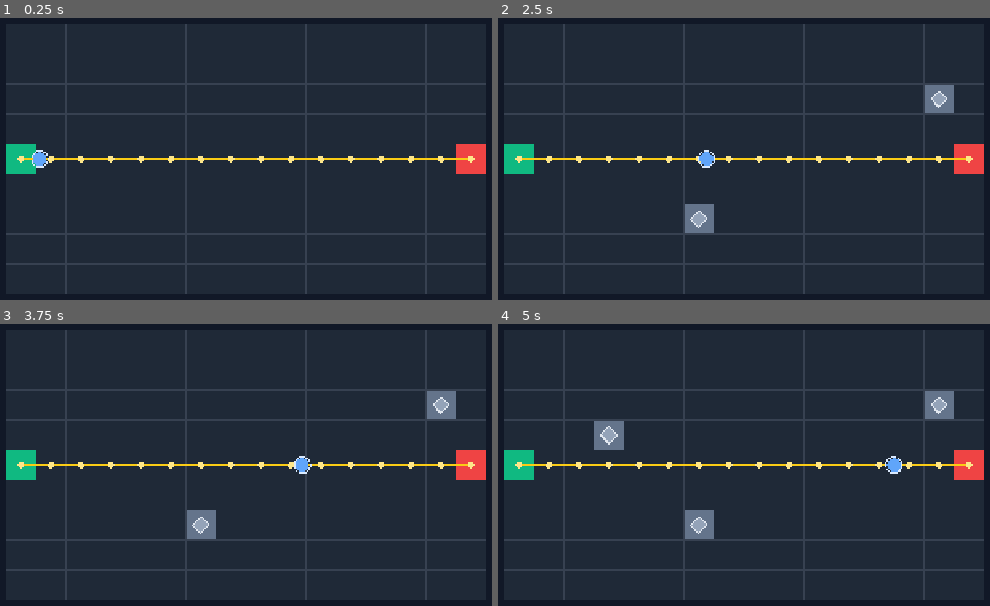
Above: before the commit, frames 1-4 (two rows, left to right).
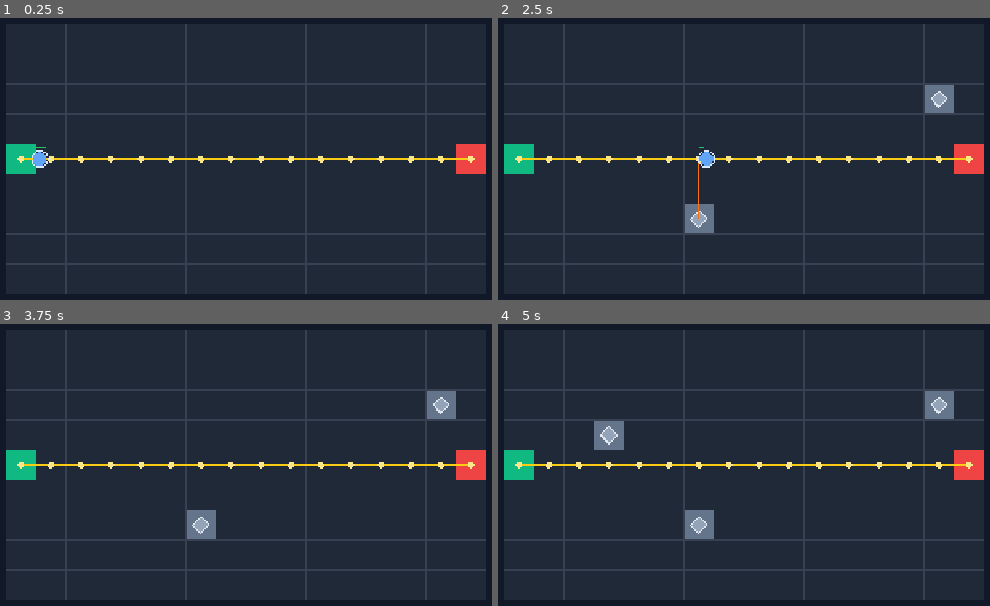
Above: after the commit, the same moments.

Repository: xian0310567/wallborn
Game: Godot game, scene res://scenes/main.tscn
Two runs of this game, one before a commit and one after it. Both use one fixed random seed, a clock stepped at 60 frames per second and the inputs below.
Inputs (mouse positions are in pixels of both pictures, inside the frame that each line leads up to):
- Up to frame 1 (0.25 s): no input
- Up to frame 2 (2.5 s): move the mouse to (outside the picture) at 0.52 s; click (outside the picture) at 0.67 s; move the mouse to (704, 232) at 1.27 s; click (704, 232) at 1.42 s; move the mouse to (945, 111) at 2.02 s; click (945, 111) at 2.17 s
- Up to frame 3 (3.75 s): move the mouse to (324, 605) at 2.77 s; click (324, 605) at 2.92 s; move the mouse to (outside the picture) at 3.52 s; click (outside the picture) at 3.67 s
- Up to frame 4 (5 s): move the mouse to (625, 448) at 4.27 s; click (625, 448) at 4.42 s

The runs differ from the first frame. In frame 1, less than 0.1% of the frame differs, in the area x 6-10%, y 45-47%; in frame 2, less than 0.1%; in frame 3, 0.2%; in frame 4, 0.2%, in the area x 78-83%, y 46-54%.

Commit message:
Add defense auto attack

Diff:
--- a/scripts/enemy.gd
+++ b/scripts/enemy.gd
@@ -2,6 +2,7 @@
 class_name Enemy
 
 signal reached_goal(enemy: Enemy)
+signal died(enemy: Enemy)
 
 var path_points: PackedVector2Array = PackedVector2Array()
 var speed := 120.0
@@ -9,12 +10,17 @@
 var radius := 11.0
 var color := Color("#60a5fa")
 var reached := false
+var dead := false
+var max_health := 30.0
+var health := 30.0
 
 func setup(p_path_points: PackedVector2Array, p_speed: float = 120.0) -> void:
 	path_points = p_path_points
 	speed = p_speed
 	target_index = 1
 	reached = false
+	dead = false
+	health = max_health
 	if path_points.size() > 0:
 		position = path_points[0]
 	queue_redraw()
@@ -32,8 +38,19 @@
 func _process(delta: float) -> void:
 	advance(delta)
 
+func take_damage(amount: float) -> bool:
+	if dead or reached:
+		return false
+	health = maxf(health - amount, 0.0)
+	queue_redraw()
+	if health <= 0.0:
+		dead = true
+		died.emit(self)
+		return true
+	return false
+
 func advance(delta: float) -> bool:
-	if reached or path_points.size() < 2:
+	if dead or reached or path_points.size() < 2:
 		return reached
 
 	var remaining_distance := speed * delta
@@ -59,3 +76,6 @@
 func _draw() -> void:
 	draw_circle(Vector2.ZERO, radius, color)
 	draw_arc(Vector2.ZERO, radius + 2.0, 0.0, TAU, 24, Color("#dbeafe"), 2.0)
+	var health_ratio: float = clampf(health / max_health, 0.0, 1.0)
+	draw_rect(Rect2(Vector2(-radius, -radius - 8.0), Vector2(radius * 2.0, 3.0)), Color("#1e293b"), true)
+	draw_rect(Rect2(Vector2(-radius, -radius - 8.0), Vector2(radius * 2.0 * health_ratio, 3.0)), Color("#22c55e"), true)
--- a/scripts/main.gd
+++ b/scripts/main.gd
@@ -11,6 +11,8 @@
 var grid_view = WallbornGridViewScript.top_down(GRID_ORIGIN, CELL_SIZE)
 var path: Array[Vector2i] = []
 var enemies: Array[Node] = []
+var defense_units: Dictionary = {}
+var attack_effects: Array[Dictionary] = []
 
 func _ready() -> void:
 	path = grid.find_path()
@@ -19,6 +21,10 @@
 	print("Path ready: %s cells" % path.size())
 	spawn_enemy()
 	queue_redraw()
+
+func _process(delta: float) -> void:
+	_update_defenses(delta)
+	_update_attack_effects(delta)
 
 func _unhandled_input(event: InputEvent) -> void:
 	if event is InputEventMouseButton and event.button_index == MOUSE_BUTTON_LEFT and event.pressed:
@@ -29,6 +35,7 @@
 	if not grid.try_set_blocked_preserving_path(cell):
 		print("Defense placement rejected: %s" % cell)
 		return false
+	defense_units[cell] = _create_defense_unit()
 	path = grid.find_path()
 	_repath_enemies()
 	print("Defense placed at %s. New path length: %s" % [cell, path.size()])
@@ -43,6 +50,7 @@
 	var enemy = EnemyScript.new()
 	enemy.setup(path_points, 120.0)
 	enemy.reached_goal.connect(_on_enemy_reached_goal)
+	enemy.died.connect(_on_enemy_died)
 	enemies.append(enemy)
 	add_child(enemy)
 	print("Enemy spawned")
@@ -51,6 +59,66 @@
 	print("Enemy reached goal")
 	enemies.erase(enemy)
 	enemy.queue_free()
+
+func _on_enemy_died(enemy: Node) -> void:
+	print("Enemy defeated")
+	enemies.erase(enemy)
+	enemy.queue_free()
+
+
+func _create_defense_unit() -> Dictionary:
+	return {
+		"range": CELL_SIZE * 2.5,
+		"damage": 10.0,
+		"cooldown": 0.0,
+		"cooldown_duration": 0.6,
+	}
+
+func _update_defenses(delta: float) -> void:
+	if defense_units.is_empty() or enemies.is_empty():
+		return
+	var did_attack := false
+	for cell in defense_units.keys():
+		var unit: Dictionary = defense_units[cell]
+		var cooldown: float = maxf(float(unit.get("cooldown", 0.0)) - delta, 0.0)
+		if cooldown <= 0.0:
+			var target: Node = _find_target_for_defense(cell, float(unit["range"]))
+			if target != null and target.has_method("take_damage"):
+				var from_pos: Vector2 = grid_view.cell_to_world(cell)
+				var to_pos: Vector2 = target.position
+				target.take_damage(float(unit["damage"]))
+				attack_effects.append({"from": from_pos, "to": to_pos, "time": 0.12})
+				cooldown = float(unit["cooldown_duration"])
+				did_attack = true
+		unit["cooldown"] = cooldown
+		defense_units[cell] = unit
+	if did_attack:
+		queue_redraw()
+
+func _find_target_for_defense(cell: Vector2i, attack_range: float) -> Node:
+	var origin: Vector2 = grid_view.cell_to_world(cell)
+	var best_enemy: Node = null
+	var best_distance := INF
+	for enemy in enemies:
+		if not is_instance_valid(enemy):
+			continue
+		var distance: float = origin.distance_to(enemy.position)
+		if distance <= attack_range and distance < best_distance:
+			best_enemy = enemy
+			best_distance = distance
+	return best_enemy
+
+func _update_attack_effects(delta: float) -> void:
+	if attack_effects.is_empty():
+		return
+	var remaining_effects: Array[Dictionary] = []
+	for effect in attack_effects:
+		var next_time: float = float(effect["time"]) - delta
+		if next_time > 0.0:
+			effect["time"] = next_time
+			remaining_effects.append(effect)
+	attack_effects = remaining_effects
+	queue_redraw()
 
 func _repath_enemies() -> void:
 	for enemy in enemies:
@@ -74,6 +142,7 @@
 	_draw_background()
 	_draw_cells()
 	_draw_path()
+	_draw_attack_effects()
 	_draw_grid_lines()
 
 func _draw_background() -> void:
@@ -107,6 +176,10 @@
 	draw_colored_polygon(points, Color("#94a3b8"))
 	draw_polyline(PackedVector2Array([points[0], points[1], points[2], points[3], points[0]]), Color("#e2e8f0"), 2.0)
 
+func _draw_attack_effects() -> void:
+	for effect in attack_effects:
+		draw_line(effect["from"], effect["to"], Color("#f97316"), 3.0)
+
 func _draw_path() -> void:
 	if path.size() < 2:
 		return
--- /dev/null
+++ b/tests/test_combat.gd
@@ -0,0 +1,37 @@
+extends SceneTree
+
+const MainScript := preload("res://scripts/main.gd")
+
+func _initialize() -> void:
+	var main = MainScript.new()
+	get_root().add_child(main)
+	await process_frame
+
+	_assert_true(main.enemies.size() == 1, "main should spawn one enemy for combat test")
+	var enemy: Node = main.enemies[0]
+	enemy.position = main.grid_view.cell_to_world(Vector2i(3, 4))
+	var defense_cell := Vector2i(2, 4)
+	var defense := main._create_defense_unit()
+	main.defense_units[defense_cell] = defense
+
+	var target: Node = main._find_target_for_defense(defense_cell, float(defense["range"]))
+	_assert_true(target == enemy, "defense should detect enemy in range")
+
+	enemy.position = main.grid_view.cell_to_world(Vector2i(15, 8))
+	var far_target: Node = main._find_target_for_defense(defense_cell, float(defense["range"]))
+	_assert_true(far_target == null, "defense should ignore enemy out of range")
+
+	enemy.position = main.grid_view.cell_to_world(Vector2i(3, 4))
+	var health_before: float = enemy.health
+	main._update_defenses(1.0)
+	_assert_true(enemy.health < health_before, "defense update should damage enemy in range")
+	_assert_true(main.attack_effects.size() > 0, "defense attack should create a visible attack effect")
+
+	main.queue_free()
+	print("Combat tests passed")
+	quit(0)
+
+func _assert_true(value: bool, message: String) -> void:
+	if not value:
+		push_error(message)
+		quit(1)
--- a/tests/test_enemy.gd
+++ b/tests/test_enemy.gd
@@ -8,6 +8,9 @@
 	enemy.setup(points, 10.0)
 	_assert_equal(enemy.position, Vector2(0, 0), "enemy should start at first path point")
 	_assert_true(not enemy.reached, "enemy should not start reached")
+	_assert_equal(enemy.health, enemy.max_health, "enemy should start at full health")
+	_assert_true(not enemy.take_damage(5.0), "non-lethal damage should not kill enemy")
+	_assert_equal(enemy.health, enemy.max_health - 5.0, "enemy should lose health")
 
 	enemy.advance(0.5)
 	_assert_equal(enemy.position, Vector2(5, 0), "enemy should move toward first target")
@@ -25,6 +28,12 @@
 	_assert_equal(enemy.position, Vector2(10, 5), "enemy should follow replacement path after repath")
 
 	_assert_true(not enemy.update_path_preserving_position(PackedVector2Array([Vector2(0, 0)])), "enemy should reject invalid replacement path")
+	_assert_true(enemy.take_damage(enemy.health), "lethal damage should kill enemy")
+	_assert_true(enemy.dead, "enemy should mark dead after lethal damage")
+	_assert_true(not enemy.advance(1.0), "dead enemy should not advance")
+
+	# Reset for goal-reaching assertions.
+	enemy.setup(PackedVector2Array([Vector2(10, 5), Vector2(15, 5)]), 10.0)
 
 	enemy.advance(1.0)
 	_assert_equal(enemy.position, Vector2(15, 5), "enemy should reach goal")
Not shown, added: tests/test_combat.gd.uid
Not shown, changed: tools/test.ps1
